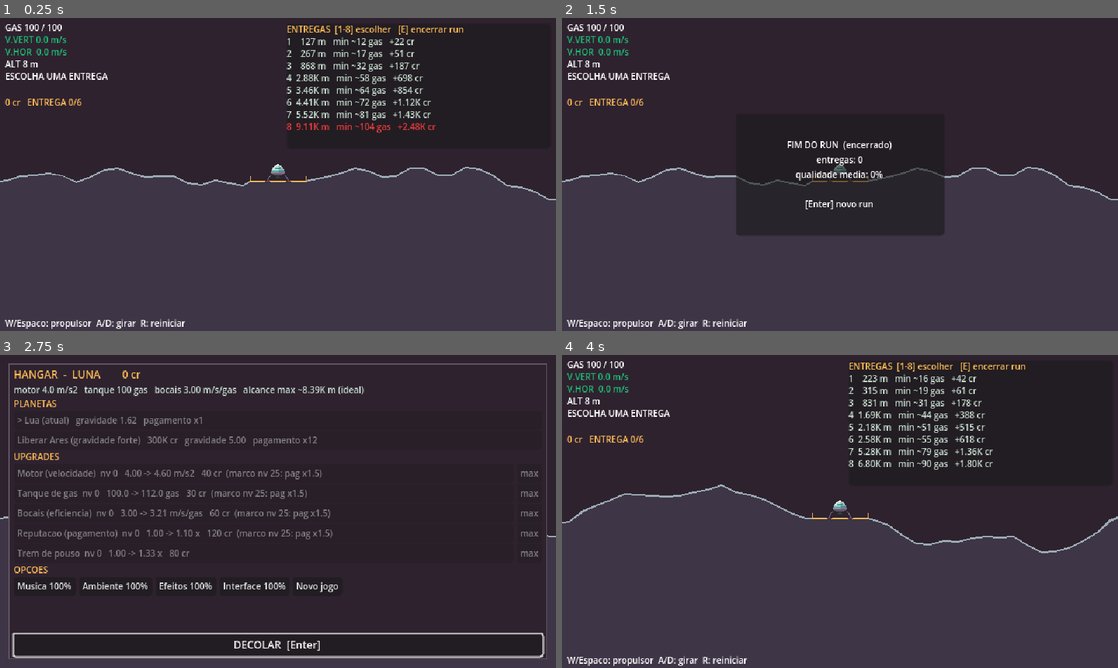
Above: before the commit, frames 1-4 (two rows, left to right).
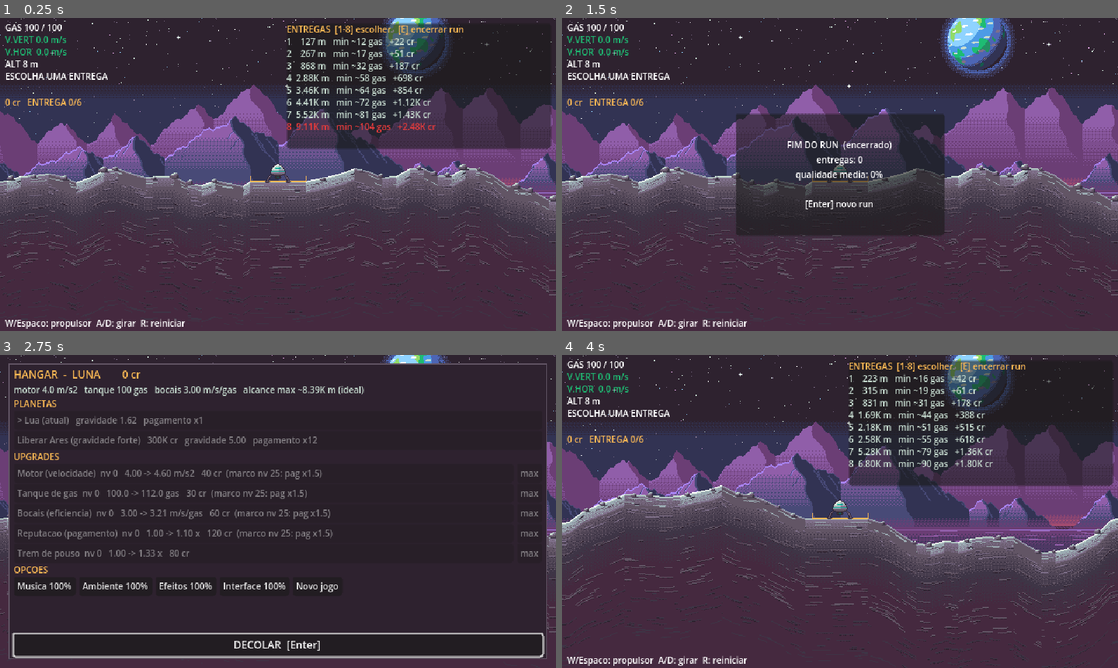
Above: after the commit, the same moments.

Repository: valdersonjr/incremental-lander
Game: Godot game, scene res://game/main.tscn
Same seed, same stepped clock (60 frames per second), same inputs: the game is played once before the commit and once after it.
Inputs:
- Up to frame 1 (0.25 s): no input
- Up to frame 2 (1.5 s): tap Enter (confirm) at 0.5 s; hold D (rotate_right) 0.53-1.28 s; hold Enter (confirm) 0.53-1.28 s; tap R (restart) at 1.25 s; hold A (rotate_left) from 1.28 s (still down); tap E (end_run) at 1.35 s
- Up to frame 3 (2.75 s): tap Enter (confirm) at 2 s; release A (rotate_left) at 2.03 s; hold D (rotate_right) from 2.03 s (still down); tap 1 at 2.1 s
- Up to frame 4 (4 s): release D (rotate_right) at 2.75 s; click "Novo jogo" at 2.75 s; click "DECOLAR [Enter]" at 3.5 s

The runs differ from the first frame. In frame 1, 34% of the frame differs, in the area x 0-100%, y 0-89%; in frame 2, 34%; in frame 3, 1.6%; in frame 4, 36%, in the area x 0-100%, y 0-94%.

Commit message:
Fase 8: cena da Lua no jogo (fundo em parallax + terreno rico)
- pixel-art: export da cena aprovada em camadas (céu, Terra, montanhas distantes e do meio,
  planície), faixas do terreno por inclinação (lit/flat/shade, 128x176) e atlas de pedregulhos;
  contrato luna_layers.json
- godot-dev: Backdrop (CanvasLayer) com rolagem por camada; terreno com faixas cisalhadas
  por segmento (pixel-perfect nas encostas) e pedregulhos; planetas sem arte seguem no placeholder
- TerrainArt (lógica pura) com testes; fatores de parallax em world.json
- Verificado: 46 testes ok, demo sem erros, captura do voo com entrega 86%

Co-Authored-By: Claude Opus 5.5 <noreply@anthropic.com>
Claude-Session: https://claude.ai/code/session_01JhKCi9Us7j2H5LJGQ5fDNT

Diff:
--- /dev/null
+++ b/assets/bg/luna_layers.json
@@ -0,0 +1,29 @@
+{
+  "notes": "Gerado por art/src/bg/moon_scene.py (pixel-art). Posi\u00e7\u00f5es em px na tela de 640x360 da cena aprovada.",
+  "horizon": 262,
+  "planet_pos": [
+    432,
+    46
+  ],
+  "far_y": 0,
+  "mid_y": 0,
+  "plain_y": 267,
+  "deep_color": "#45293f",
+  "strip_depth": 176,
+  "strip_width": 128,
+  "face_slope": 0.15,
+  "rock_cell": [
+    16,
+    8
+  ],
+  "rock_base_row": 6,
+  "rock_count": 6,
+  "rock_widths": [
+    4,
+    5,
+    6,
+    8,
+    11,
+    7
+  ]
+}
--- a/data/world.json
+++ b/data/world.json
@@ -61,6 +61,17 @@
       }
     }
   },
+  "background": {
+    "notes": "Fundo em camadas (arte em assets/bg/<planeta>_*.png). horizon_screen = y na tela do horizonte com a camera no chao. layers = fator [x, y] de rolagem (0 = preso a tela).",
+    "horizon_screen": 196,
+    "layers": {
+      "sky": [0.0, 0.0],
+      "planet": [0.0, 0.02],
+      "far": [0.03, 0.05],
+      "mid": [0.08, 0.1],
+      "plain": [0.15, 0.16]
+    }
+  },
   "camera": {
     "smoothing_speed": 6.0
   },
--- /dev/null
+++ b/game/background/backdrop.gd
@@ -0,0 +1,59 @@
+## Fundo em camadas (ceu, planeta, montanhas, planicie) em espaco de tela, atras do mundo.
+## Cada camada rola com o proprio fator (data/world.json -> background.layers) via TerrainArt.layer_offset.
+## Planeta sem arte (sem <planeta>_layers.json): fica vazio e o terreno usa o placeholder.
+class_name Backdrop
+extends CanvasLayer
+
+const LAYERS: Array[String] = ["sky", "planet", "far", "mid", "plain"]
+
+var _ref_y := 0.0
+var _sprites: Dictionary = {}   # nome -> Sprite2D
+var _base: Dictionary = {}      # nome -> Vector2 (posicao na tela com a camera no chao)
+var _factors: Dictionary = {}   # nome -> Vector2
+
+
+## Monta as camadas do planeta. ref_y = y da camera (mundo) quando o lander esta no chao da partida.
+func setup(planet_id: String, ref_y: float) -> void:
+	for c in get_children():
+		c.queue_free()
+	_sprites.clear()
+	_ref_y = ref_y
+	var meta := TerrainArt.load_meta(planet_id)
+	if meta.is_empty():
+		return
+	var bg: Dictionary = WorldConfig.load_config()["background"]
+	var shift := float(bg["horizon_screen"]) - float(meta["horizon"])
+	var tops := {"sky": Vector2.ZERO, "planet": _vec(meta["planet_pos"]), "far": Vector2(0, meta["far_y"]),
+		"mid": Vector2(0, meta["mid_y"]), "plain": Vector2(0, meta["plain_y"])}
+	for layer_name in LAYERS:
+		var tex := load("res://assets/bg/%s_%s.png" % [planet_id, layer_name]) as Texture2D
+		var s := Sprite2D.new()
+		s.name = layer_name.capitalize()
+		s.texture = tex
+		s.centered = false
+		if layer_name in ["far", "mid", "plain"]:
+			# laco horizontal: a regiao rola sobre a textura repetida
+			s.texture_repeat = CanvasItem.TEXTURE_REPEAT_ENABLED
+			s.region_enabled = true
+			s.region_rect = Rect2(0, 0, tex.get_width(), tex.get_height())
+		add_child(s)
+		_sprites[layer_name] = s
+		# o ceu fica preso a tela; o resto acompanha o horizonte deslocado para perto do chao
+		_base[layer_name] = tops[layer_name] + (Vector2.ZERO if layer_name == "sky" else Vector2(0, shift))
+		_factors[layer_name] = _vec(bg["layers"][layer_name])
+	follow(Vector2(0, ref_y))
+
+
+## Atualiza as camadas para a camera centrada em cam (mundo).
+func follow(cam: Vector2) -> void:
+	for layer_name: String in _sprites:
+		var s: Sprite2D = _sprites[layer_name]
+		var off := TerrainArt.layer_offset(cam, _ref_y, _factors[layer_name])
+		s.position = _base[layer_name] + Vector2(0, off.y)
+		if s.region_enabled:
+			s.region_rect.position.x = off.x
+
+
+func _vec(a: Variant) -> Vector2:
+	var arr: Array = a
+	return Vector2(float(arr[0]), float(arr[1]))
--- /dev/null
+++ b/game/background/backdrop.tscn
@@ -0,0 +1,7 @@
+[gd_scene format=3]
+
+[ext_resource type="Script" path="res://game/background/backdrop.gd" id="1_backdrop"]
+
+[node name="Backdrop" type="CanvasLayer"]
+layer = -1
+script = ExtResource("1_backdrop")
--- a/game/flight/flight.gd
+++ b/game/flight/flight.gd
@@ -21,6 +21,7 @@
 @onready var lander: Lander = %Lander
 @onready var terrain: Terrain = %Terrain
 @onready var camera: Camera2D = %Camera
+@onready var backdrop: Backdrop = %Backdrop
 
 
 func _ready() -> void:
@@ -30,6 +31,10 @@
 
 func _physics_process(_delta: float) -> void:
 	camera.global_position = lander.global_position
+
+
+func _process(_delta: float) -> void:
+	backdrop.follow(camera.get_screen_center_position())
 
 
 ## Gera o terreno inicial e posiciona o lander na plataforma de partida (sem alvo ainda).
@@ -50,6 +55,7 @@
 	lander.reset_physics_interpolation()
 	camera.global_position = lander.global_position
 	camera.reset_smoothing()
+	backdrop.setup(planet_id, camera.global_position.y)
 
 
 ## Define a proxima entrega: plataforma a distance_m a frente da plataforma atual.
--- a/game/flight/flight.tscn
+++ b/game/flight/flight.tscn
@@ -4,12 +4,16 @@
 [ext_resource type="Script" path="res://game/flight/lander.gd" id="2_lander"]
 [ext_resource type="PackedScene" path="res://game/terrain/terrain.tscn" id="3_terrain"]
 [ext_resource type="SpriteFrames" path="res://assets/sprites/lander_frames.tres" id="4_frames"]
+[ext_resource type="PackedScene" path="res://game/background/backdrop.tscn" id="5_backdrop"]
 
 [sub_resource type="RectangleShape2D" id="RectangleShape2D_lander"]
 size = Vector2(12, 15)
 
 [node name="Flight" type="Node2D"]
 script = ExtResource("1_flight")
+
+[node name="Backdrop" parent="." instance=ExtResource("5_backdrop")]
+unique_name_in_owner = true
 
 [node name="Terrain" parent="." instance=ExtResource("3_terrain")]
 unique_name_in_owner = true
--- a/game/terrain/terrain.gd
+++ b/game/terrain/terrain.gd
@@ -1,4 +1,6 @@
-## Terreno em poligono: gera relevo por seed (TerrainGen), colisao e visual placeholder.
+## Terreno em poligono: gera relevo por seed (TerrainGen), colisao e visual.
+## Com arte do planeta (assets/bg/<planeta>_layers.json): faixas cisalhadas lit/flat/shade + pedregulhos
+## (TerrainArt). Sem arte: placeholder (poligono solido + linha clara).
 class_name Terrain
 extends Node2D
 
@@ -11,9 +13,14 @@
 var pads: Array[Dictionary] = []
 var target_pad_id := -1
 
+var _rocks: Array[Dictionary] = []
+var _rock_tex: Texture2D
+var _rock_cell := Vector2.ZERO
+
 @onready var _fill: Polygon2D = %Fill
 @onready var _surface: Line2D = %Surface
 @onready var _collision: CollisionShape2D = %Collision
+@onready var _bands: Dictionary = {"lit": %BandLit, "flat": %BandFlat, "shade": %BandShade}
 
 
 ## Gera o terreno e devolve os dados (ridge, pads, polygon).
@@ -21,12 +28,20 @@
 	var data := TerrainGen.generate(seed_value, planet_id, pad_distances_m)
 	ridge = data["ridge"]
 	var look: Dictionary = WorldConfig.load_config()["terrain"]["planets"].get(planet_id, {})
-	_fill.color = Color(str(look.get("fill", "#3e3546")))
-	_surface.default_color = Color(str(look.get("surface", "#9babb2")))
 	RenderingServer.set_default_clear_color(Color(str(look.get("sky", "#2e222f"))))
 	pads.assign(data["pads"])
 	_fill.polygon = data["polygon"]
-	_surface.points = ridge
+	var meta := TerrainArt.load_meta(planet_id)
+	if meta.is_empty():
+		_fill.color = Color(str(look.get("fill", "#3e3546")))
+		_surface.default_color = Color(str(look.get("surface", "#9babb2")))
+		_surface.points = ridge
+		_surface.visible = true
+		for b: Polygon2D in _bands.values():
+			b.visible = false
+		_rocks.clear()
+	else:
+		_apply_art(planet_id, seed_value, meta)
 	# colisao por segmentos da superficie: leve e robusta para terrenos de varios km
 	var segs := PackedVector2Array()
 	for i in ridge.size() - 1:
@@ -39,7 +54,29 @@
 	return data
 
 
+func _apply_art(planet_id: String, seed_value: int, meta: Dictionary) -> void:
+	_fill.color = Color(str(meta["deep_color"]))
+	_surface.visible = false
+	var geo := TerrainArt.band(ridge, float(meta["strip_depth"]), float(meta["face_slope"]))
+	for face: String in _bands:
+		var b: Polygon2D = _bands[face]
+		var g: Dictionary = geo[face]
+		b.texture = load("res://assets/tiles/%s_ground_%s.png" % [planet_id, face]) as Texture2D
+		b.polygons = []
+		b.polygon = g["polygon"]
+		b.uv = g["uv"]
+		b.polygons = g["polygons"]
+		b.visible = true
+	_rock_tex = load("res://assets/sprites/%s_rocks.png" % planet_id) as Texture2D
+	var cell: Array = meta["rock_cell"]
+	_rock_cell = Vector2(float(cell[0]), float(cell[1]))
+	_rocks = TerrainArt.rock_spots(ridge, pads, seed_value, meta)
+
+
 func _draw() -> void:
+	for r in _rocks:
+		var src := Rect2(Vector2(_rock_cell.x * int(r["frame"]), 0), _rock_cell)
+		draw_texture_rect_region(_rock_tex, Rect2(r["pos"], _rock_cell), src)
 	for p in pads:
 		var c := COLOR_TARGET if int(p["id"]) == target_pad_id else COLOR_PAD
 		var x0 := float(p["x"]) - float(p["half_width"])
--- a/game/terrain/terrain.tscn
+++ b/game/terrain/terrain.tscn
@@ -10,6 +10,24 @@
 show_behind_parent = true
 color = Color(0.243, 0.208, 0.275, 1)
 
+[node name="BandLit" type="Polygon2D" parent="."]
+unique_name_in_owner = true
+visible = false
+show_behind_parent = true
+texture_repeat = 2
+
+[node name="BandFlat" type="Polygon2D" parent="."]
+unique_name_in_owner = true
+visible = false
+show_behind_parent = true
+texture_repeat = 2
+
+[node name="BandShade" type="Polygon2D" parent="."]
+unique_name_in_owner = true
+visible = false
+show_behind_parent = true
+texture_repeat = 2
+
 [node name="Surface" type="Line2D" parent="."]
 unique_name_in_owner = true
 show_behind_parent = true
--- /dev/null
+++ b/scripts/world/terrain_art.gd
@@ -0,0 +1,80 @@
+## Arte do terreno e do fundo (assets da skill pixel-art) — logica pura, testavel.
+## Contrato: res://assets/bg/<planeta>_layers.json (gerado por art/src/bg/<planeta>_scene.py).
+## Faixa do terreno: textura aplicada CISALHADA abaixo do contorno (cada coluna desce reta, sem girar pixels);
+## cada segmento do contorno usa a textura da sua face (lit/flat/shade) conforme a inclinacao.
+class_name TerrainArt
+extends RefCounted
+
+const FACES: Array[String] = ["lit", "flat", "shade"]
+
+
+## Metadados de arte do planeta ({} se o planeta ainda nao tem arte -> placeholder).
+static func load_meta(planet_id: String) -> Dictionary:
+	var path := "res://assets/bg/%s_layers.json" % planet_id
+	if not FileAccess.file_exists(path):
+		return {}
+	var parsed: Variant = JSON.parse_string(FileAccess.get_file_as_string(path))
+	return parsed if parsed is Dictionary else {}
+
+
+## Face do segmento a->b com luz de cima-esquerda: subindo para a direita = "lit", descendo = "shade".
+static func face_of(a: Vector2, b: Vector2, threshold: float) -> String:
+	var slope := (b.y - a.y) / maxf(b.x - a.x, 0.001)
+	if slope < -threshold:
+		return "lit"
+	if slope > threshold:
+		return "shade"
+	return "flat"
+
+
+## Geometria das faixas: {face: {"polygon": PackedVector2Array, "uv": PackedVector2Array, "polygons": Array}}.
+## Cada segmento vira um quad (paralelogramo) de altura depth; UV x = x do mundo (repete), UV y = 0..depth.
+static func band(ridge: PackedVector2Array, depth: float, threshold: float) -> Dictionary:
+	var out := {}
+	for f in FACES:
+		out[f] = {"polygon": PackedVector2Array(), "uv": PackedVector2Array(), "polygons": []}
+	for i in ridge.size() - 1:
+		var a := ridge[i]
+		var b := ridge[i + 1]
+		var g: Dictionary = out[face_of(a, b, threshold)]
+		var poly: PackedVector2Array = g["polygon"]
+		var uv: PackedVector2Array = g["uv"]
+		var n := poly.size()
+		poly.append_array([a, b, b + Vector2(0, depth), a + Vector2(0, depth)])
+		uv.append_array([Vector2(a.x, 0), Vector2(b.x, 0), Vector2(b.x, depth), Vector2(a.x, depth)])
+		g["polygon"] = poly
+		g["uv"] = uv
+		(g["polygons"] as Array).append(PackedInt32Array([n, n + 1, n + 2, n + 3]))
+	return out
+
+
+## Pedregulhos sobre o contorno, fora das plataformas: [{"pos": canto sup. esq. da celula, "frame": int}].
+static func rock_spots(ridge: PackedVector2Array, pads: Array[Dictionary], seed_value: int,
+		meta: Dictionary) -> Array[Dictionary]:
+	var spots: Array[Dictionary] = []
+	if meta.is_empty() or ridge.size() < 2:
+		return spots
+	var rng := RandomNumberGenerator.new()
+	rng.seed = seed_value
+	var cell: Array = meta["rock_cell"]
+	var base_row := float(meta["rock_base_row"])
+	var count := int(meta["rock_count"])
+	var x := ridge[0].x + rng.randf_range(4.0, 30.0)
+	while x < ridge[ridge.size() - 1].x:
+		var clear := true
+		for p in pads:
+			if absf(x - float(p["x"])) < float(p["half_width"]) + 12.0:
+				clear = false
+				break
+		if clear:
+			var y := TerrainGen.height_at(ridge, x) + float(rng.randi_range(0, 2))
+			spots.append({"pos": Vector2(roundf(x - float(cell[0]) * 0.5), roundf(y - base_row)),
+				"frame": rng.randi_range(0, count - 1)})
+		x += rng.randf_range(14.0, 46.0)
+	return spots
+
+
+## Deslocamento de uma camada de fundo (coordenadas de tela) para a camera em cam:
+## x = quanto rolar a textura (repete); y = quanto descer a camada quando a camera sobe acima de ref_y.
+static func layer_offset(cam: Vector2, ref_y: float, factor: Vector2) -> Vector2:
+	return Vector2(roundf(cam.x * factor.x), roundf((ref_y - cam.y) * factor.y))
--- /dev/null
+++ b/tests/unit/world/test_terrain_art.gd
@@ -0,0 +1,49 @@
+## Arte do terreno: faces por inclinacao, faixas cisalhadas, pedregulhos fora das plataformas, parallax.
+extends TestCase
+
+
+func test_face_por_inclinacao() -> void:
+	assert_eq(TerrainArt.face_of(Vector2(0, 0), Vector2(16, -10), 0.15), "lit", "sobe p/ direita = luz")
+	assert_eq(TerrainArt.face_of(Vector2(0, 0), Vector2(16, 10), 0.15), "shade", "desce = sombra")
+	assert_eq(TerrainArt.face_of(Vector2(0, 0), Vector2(16, 1), 0.15), "flat")
+
+
+func test_faixa_cisalhada_cobre_todos_os_segmentos() -> void:
+	var ridge := PackedVector2Array([Vector2(0, 0), Vector2(16, -10), Vector2(32, -10), Vector2(48, 5)])
+	var g := TerrainArt.band(ridge, 88.0, 0.15)
+	var quads := 0
+	for f: String in TerrainArt.FACES:
+		quads += (g[f]["polygons"] as Array).size()
+		assert_eq(g[f]["polygon"].size(), g[f]["uv"].size(), "um uv por vertice (%s)" % f)
+	assert_eq(quads, 3)
+	var lit: PackedVector2Array = g["lit"]["polygon"]
+	# paralelogramo: lados verticais de altura 88 (coluna desce reta -> pixel-perfect)
+	assert_almost(lit[3].y - lit[0].y, 88.0)
+	assert_almost(lit[3].x, lit[0].x)
+	assert_eq(g["lit"]["uv"][1], Vector2(16, 0), "uv x = x do mundo (textura repete)")
+
+
+func test_pedregulhos_fora_das_plataformas_e_deterministicos() -> void:
+	var t := TerrainGen.generate(7, "luna", [800.0] as Array[float])
+	var pads: Array[Dictionary] = []
+	pads.assign(t["pads"])
+	var meta := TerrainArt.load_meta("luna")
+	assert_false(meta.is_empty(), "luna tem arte")
+	var a := TerrainArt.rock_spots(t["ridge"], pads, 7, meta)
+	var b := TerrainArt.rock_spots(t["ridge"], pads, 7, meta)
+	assert_true(a.size() > 10, "deveria espalhar pedregulhos")
+	assert_eq(a, b)
+	var half := float(meta["rock_cell"][0]) * 0.5
+	for r in a:
+		var cx: float = r["pos"].x + half
+		for p in pads:
+			assert_true(absf(cx - float(p["x"])) >= float(p["half_width"]) + 11.0, "pedra em cima de plataforma")
+
+
+func test_planeta_sem_arte_usa_placeholder() -> void:
+	assert_true(TerrainArt.load_meta("titan").is_empty())
+
+
+func test_parallax() -> void:
+	assert_eq(TerrainArt.layer_offset(Vector2(1000, -500), 0.0, Vector2(0.1, 0.2)), Vector2(100, 100))
+	assert_eq(TerrainArt.layer_offset(Vector2(1000, -500), 0.0, Vector2.ZERO), Vector2.ZERO)
Binary file added: assets/bg/luna_far.png
Not shown, added: assets/bg/luna_far.png.import
Binary file added: assets/bg/luna_mid.png
Not shown, added: assets/bg/luna_mid.png.import
Binary file added: assets/bg/luna_plain.png
Not shown, added: assets/bg/luna_plain.png.import
Binary file added: assets/bg/luna_planet.png
Not shown, added: assets/bg/luna_planet.png.import
Binary file added: assets/bg/luna_sky.png
Not shown, added: assets/bg/luna_sky.png.import
Binary file added: assets/sprites/luna_rocks.png
Not shown, added: assets/sprites/luna_rocks.png.import
(and 18 more such lines)
